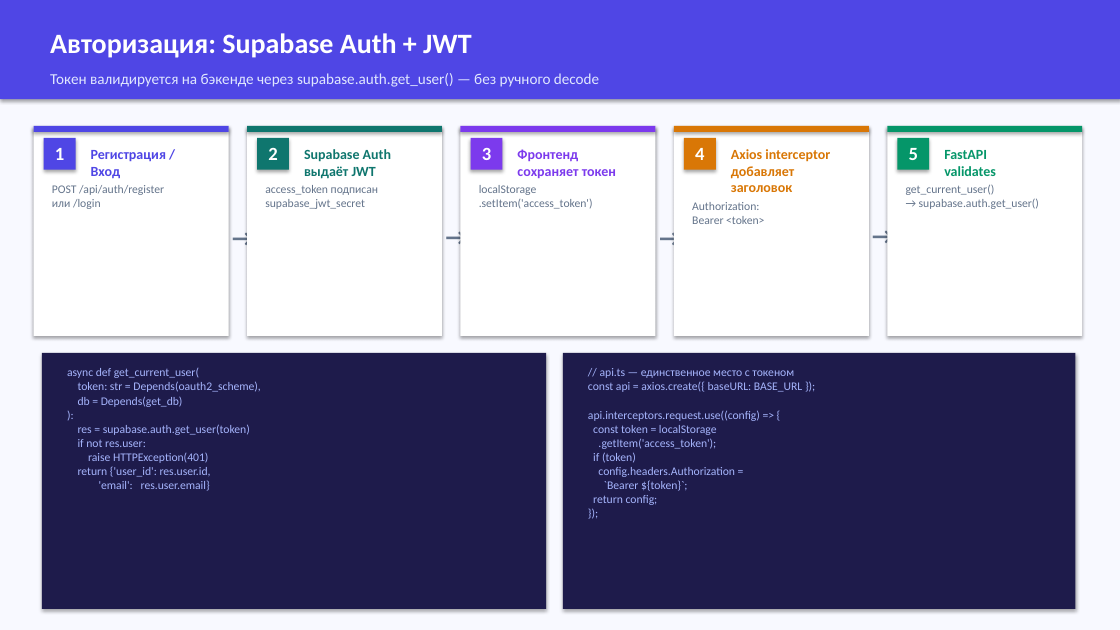
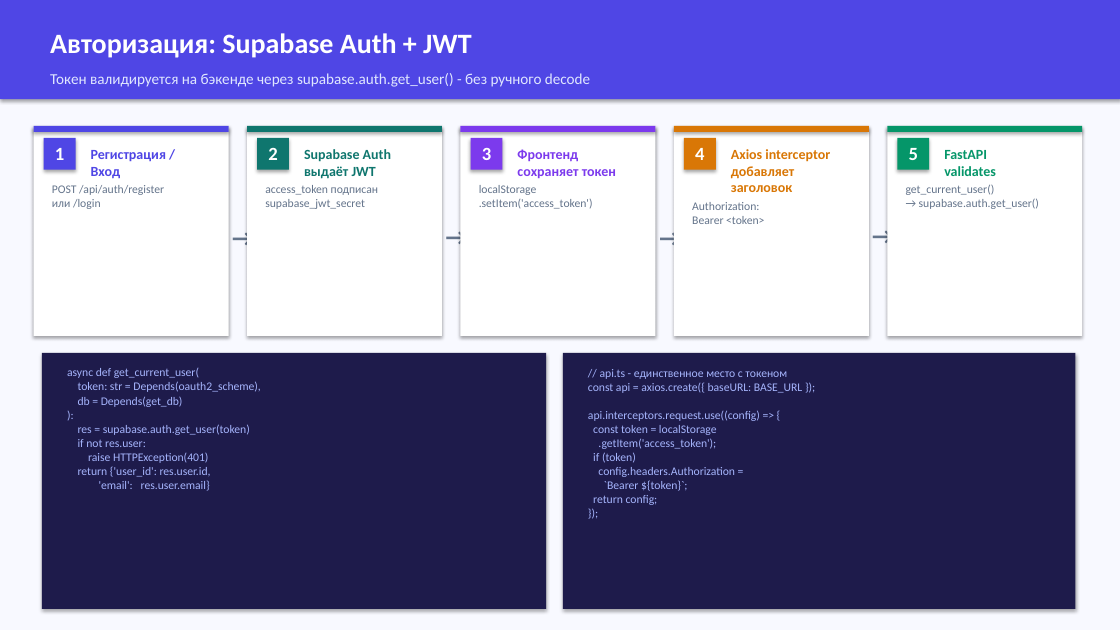
Before and after one commit to KatyaDolgova/russian-handwriting-checker, a slide deck: slide 14 of russian-handwriting-checker-new/RusYazyk_AI_v2.pptx. Drawn at 1120x630 pixels with LibreOffice and Linux fonts; fonts in the diff are those of the drawing. Boxes give left, top, right and bottom in pixels: in the first picture for what was removed or moved away, otherwise in the second. Text is boxed around its words. In the diff, an @@ line names an element or a change of style, - is before the commit and + after.

```diff
--- a/russian-handwriting-checker-new/RusYazyk_AI_v2.pptx
+++ b/russian-handwriting-checker-new/RusYazyk_AI_v2.pptx
@@ text at [50,73,590,87]: text changed @@
-Токен валидируется на бэкенде через supabase.auth.get_user() — без ручного decode
+Токен валидируется на бэкенде через supabase.auth.get_user() - без ручного decode
@@ text at [588,369,802,505]: text changed @@
-// api.ts — единственное место с токеном
-const api = axios.create({ baseURL: BASE_URL });
-api.interceptors.request.use((config) => {
-const token = localStorage
-.getItem('access_token');
-if (token)
-config.headers.Authorization =
-`Bearer ${token}`;
-return config;
-});
+// api.ts - единственное место с токеном
+const api = axios.create({ baseURL: BASE_URL });
+api.interceptors.request.use((config) => {
+const token = localStorage
+.getItem('access_token');
+if (token)
+config.headers.Authorization =
+`Bearer ${token}`;
+return config;
+});
```
Also in this commit, not shown: 15 other slides changed, 8 other files.
